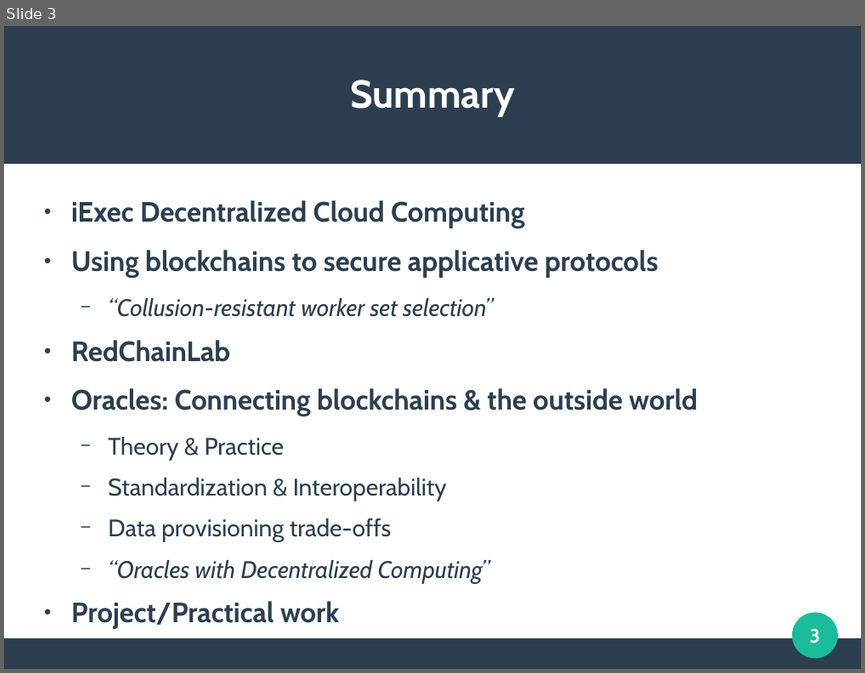
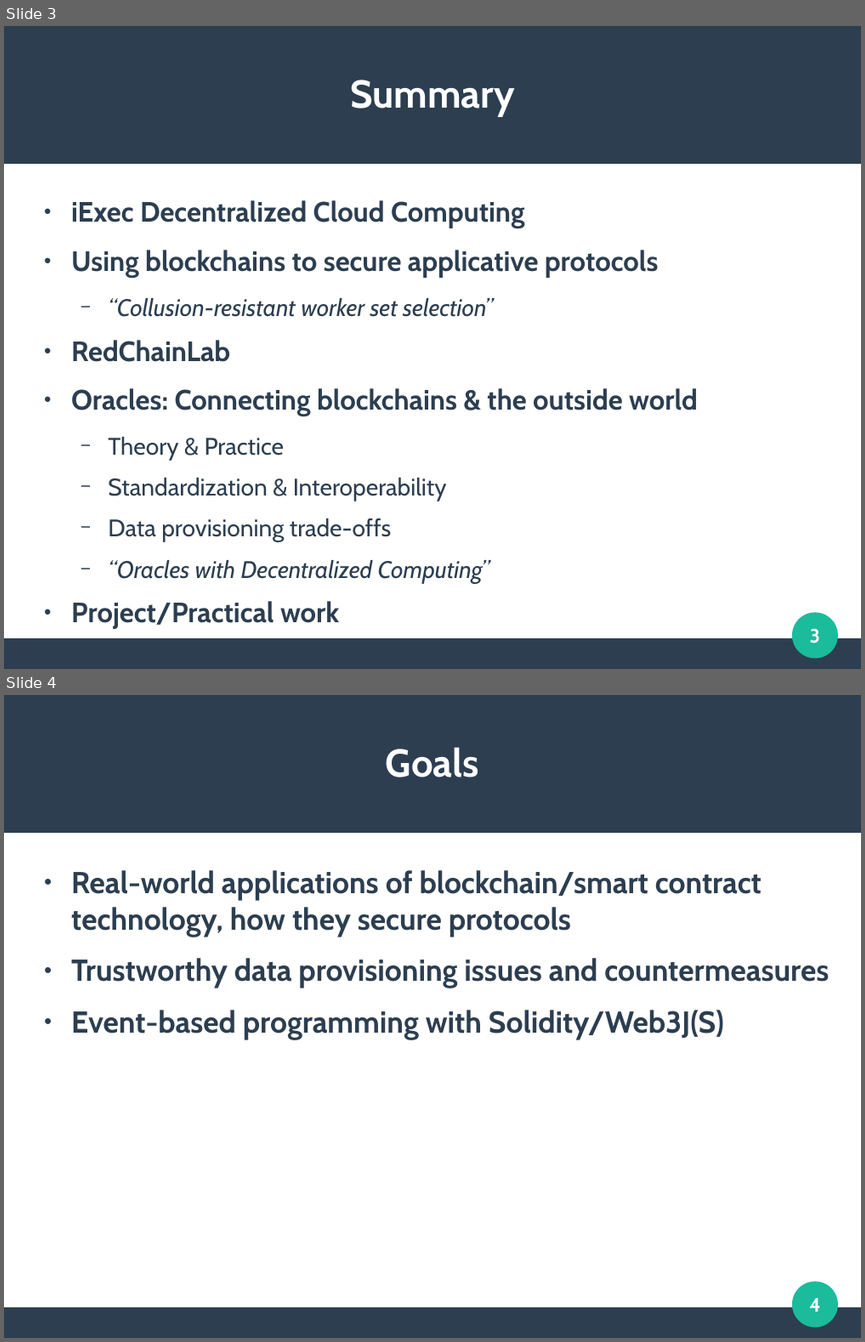
Before and after one commit to mbettinger/OT4-Lecture, a slide deck: Presentation - Intro.odp. Shown one above the other, each under a label of ours: slide 3 before the commit, slides 3 and 4 after it. The pictures are 865x673 and 865x1342 pixels, drawn with LibreOffice and Linux fonts; fonts in the diff are those of the drawing. Boxes give left, top, right and bottom in pixels: in the first picture for what was removed or moved away, otherwise in the second. Text is boxed around its words. In the diff, an @@ line names an element or a change of style, - is before the commit and + after.

```diff
--- a/Presentation - Intro.odp
+++ b/Presentation - Intro.odp
@@ slide 4 added at (4,695,861,1338), background #FFFFFF; not listed: 3 template elements that a slide beside it also shows @@
@@ title added at (386,747,479,777), 36 pt, text #FFFFFF, bold @@
+Goals
@@ text added at (71,870,828,1039), 28 pt, text #2C3E50, bold @@
+● Real-world applications of blockchain/smart contract technology, how they secure protocols
+● Trustworthy data provisioning issues and countermeasures
+● Event-based programming with Solidity/Web3J(S)
@@ page number added at (809,1298,820,1311), 18 pt, text #FFFFFF, bold @@
+4
```
Also in this commit, not shown: 4 other files.
